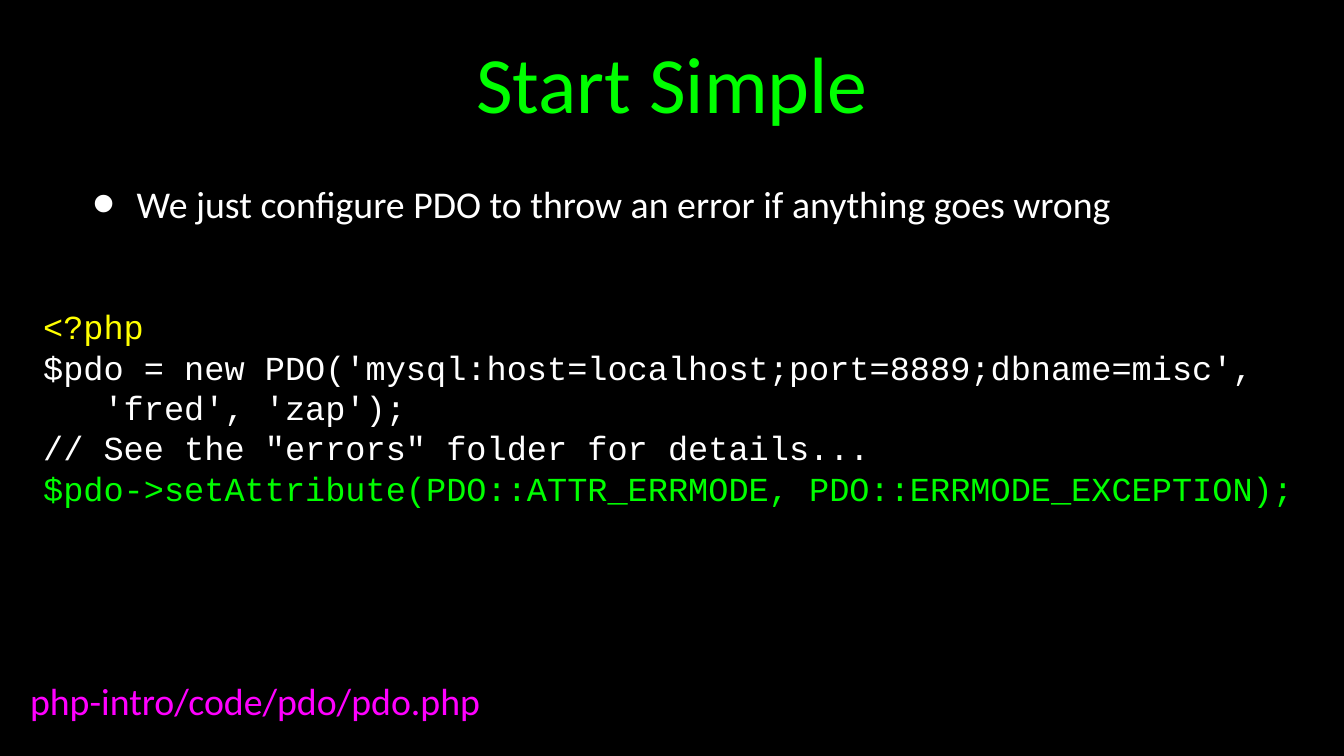
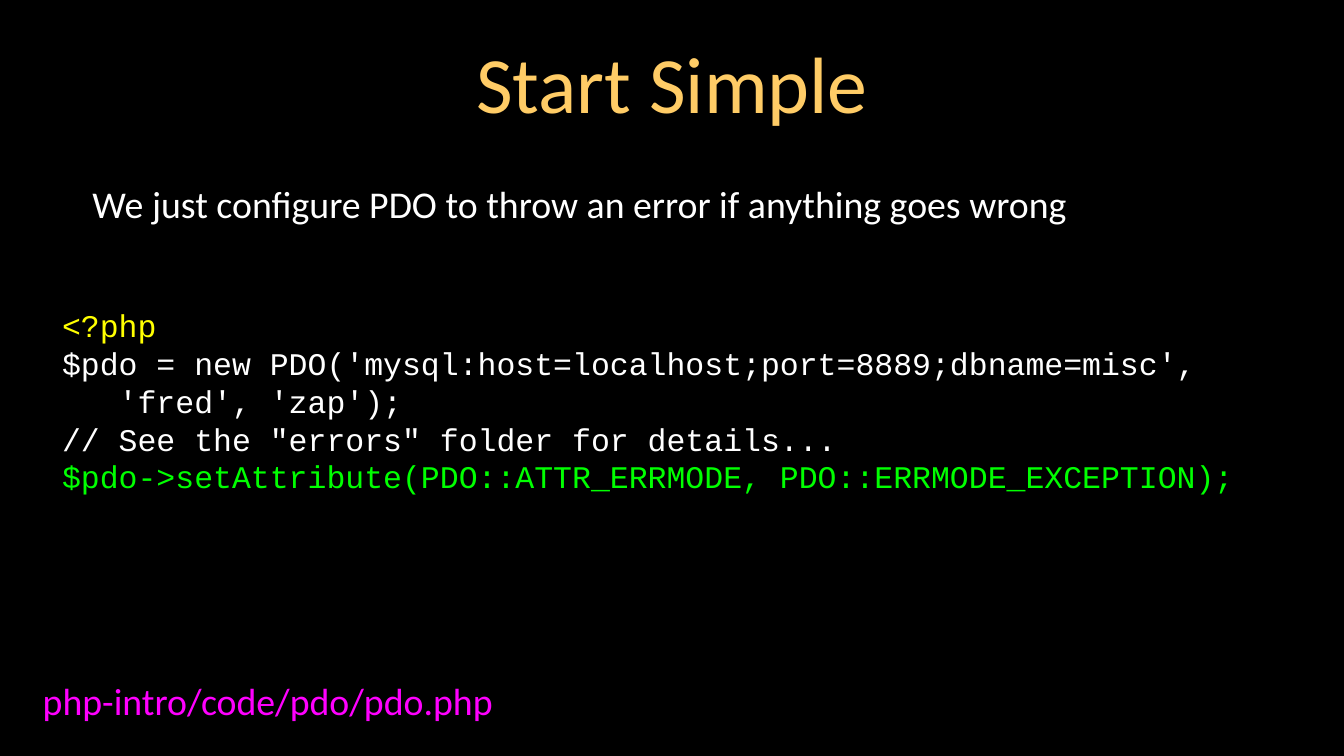
Before and after one commit to csev/wa4e, a slide deck: slide 3 of lectures-old/PHP-15-Advanced-SQL.ppt. Drawn at 1344x756 pixels with LibreOffice and Linux fonts; fonts in the diff are those of the drawing. Boxes give left, top, right and bottom in pixels: in the first picture for what was removed or moved away, otherwise in the second. Text is boxed around its words. In the diff, an @@ line names an element or a change of style, - is before the commit and + after.

Commit message:
Move the lectures into the correct place.

```diff
--- a/lectures-old/PHP-15-Advanced-SQL.ppt
+++ b/lectures-old/PHP-15-Advanced-SQL.ppt
@@ title "Start Simple" at bbox=[476, 57, 867, 126]: text colour #00FF00 to #FFCC66 @@
@@ text "We just configure PDO to ..." at bbox=[92, 191, 1066, 225]: bullet • to none @@
@@ text "<?php": place and size @@
-text "<?php" at bbox=[43, 315, 1293, 508]
+text "<?php" at bbox=[62, 315, 1233, 495]
@@ text "<?php" at bbox=[62, 315, 1233, 495]: size 32 to 30 pt @@
@@ text "php-intro/code/pdo/pdo.php": place and size @@
-text "php-intro/code/pdo/pdo.php" at bbox=[30, 688, 480, 721]
+text "php-intro/code/pdo/pdo.php" at bbox=[43, 688, 493, 721]
```
Also in this commit, not shown: 25 other slides changed, 1 slide added, 1 other file.
